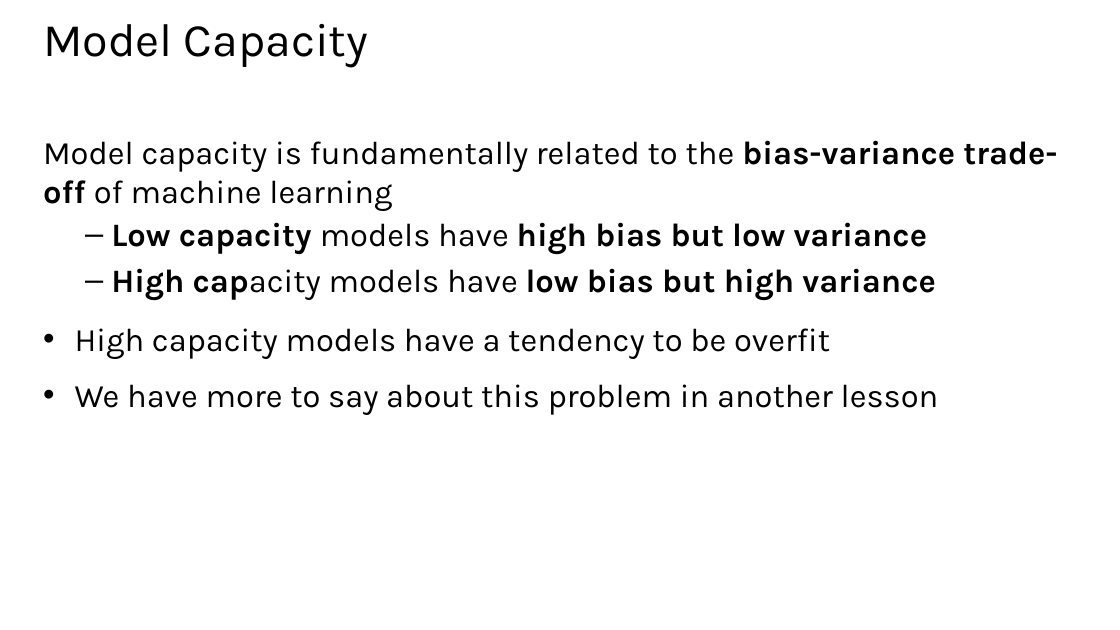
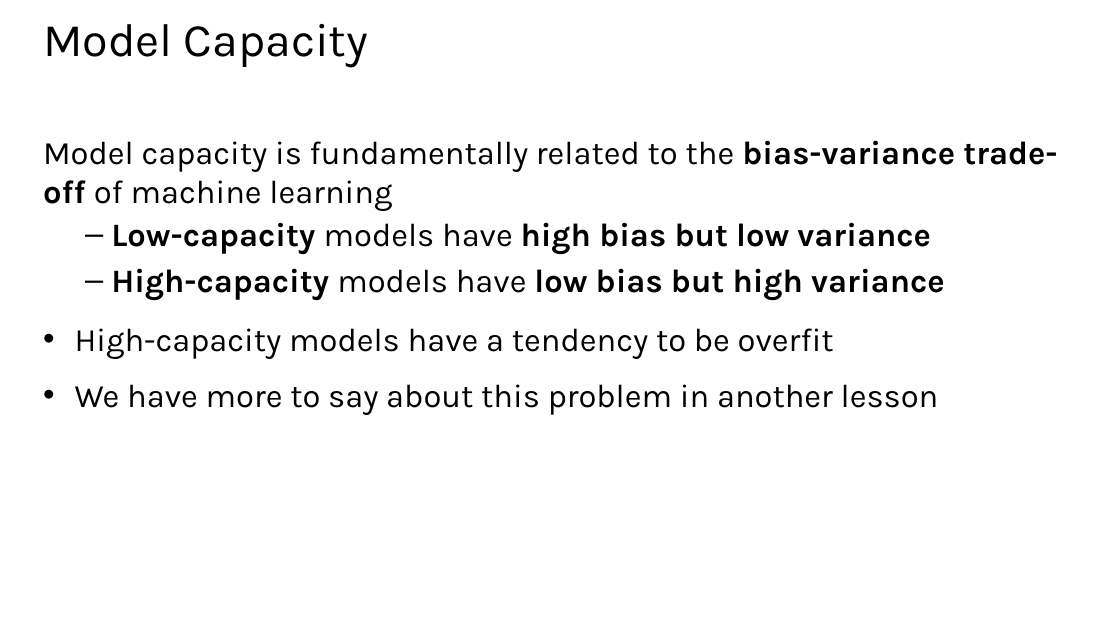
Before and after one commit to StephenElston/CSCI-E25, a slide deck: slide 17 of Slides/5_BuildingBlocksOfDeepLearning.pptx. Drawn at 1120x630 pixels with LibreOffice and Linux fonts; fonts in the diff are those of the drawing. Boxes give left, top, right and bottom in pixels: in the first picture for what was removed or moved away, otherwise in the second. Text is boxed around its words. In the diff, an @@ line names an element or a change of style, - is before the commit and + after.

```diff
--- a/Slides/5_BuildingBlocksOfDeepLearning.pptx
+++ b/Slides/5_BuildingBlocksOfDeepLearning.pptx
@@ text at (75,222,945,359): text changed; bold on @@
-  – Low capacity models have high bias but low variance
-  – High capacity models have low bias but high variance
-• High capacity models have a tendency to be overfit
+  – Low-capacity models have high bias but low variance
+  – High-capacity models have low bias but high variance
+• High-capacity models have a tendency to be overfit
```
Also in this commit, not shown: 22 other slides changed.
